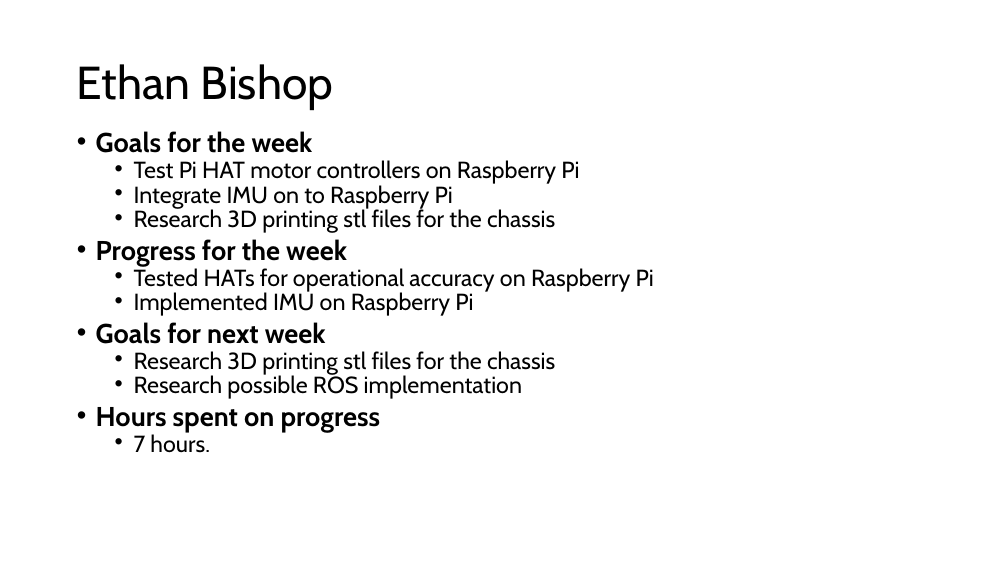
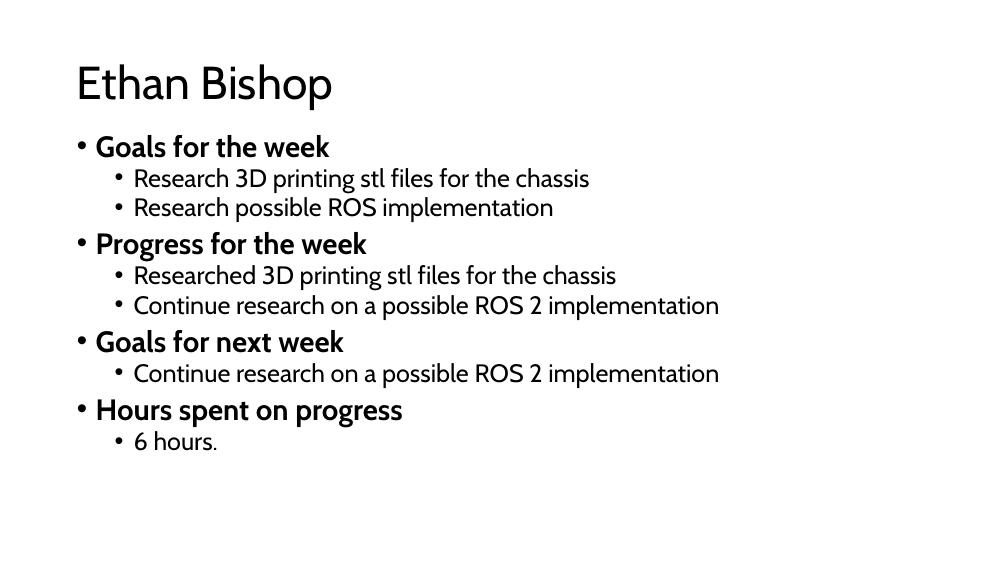
Before and after one commit to EthanWellsSr/BuggyBot, a slide deck: slide 1 of Weekly Reports/slides/3-ethan-bishop.pptx. Drawn at 1008x567 pixels with LibreOffice and Linux fonts; fonts in the diff are those of the drawing. Boxes give left, top, right and bottom in pixels: in the first picture for what was removed or moved away, otherwise in the second. Text is boxed around its words. In the diff, an @@ line names an element or a change of style, - is before the commit and + after.

Commit message:
Updated Week 7 slides

```diff
--- a/Weekly Reports/slides/3-ethan-bishop.pptx
+++ b/Weekly Reports/slides/3-ethan-bishop.pptx
@@ text at (96,135,590,427): size 25.9 to 28 pt in "Goals for the week", "Hours spent on progress"; size 22.2 to 24 pt in "Research 3D printing stl files for the ...", "Research possible ROS implementation"; line spacing 0.7 to 0.8 @@
@@ text at (96,160,654,344): paragraphs removed @@
-  • Test Pi HAT motor controllers on Raspberry Pi
-  • Integrate IMU on to Raspberry Pi
-  • Research 3D printing stl files for the chassis
-• Progress for the week
-  • Tested HATs for operational accuracy on Raspberry Pi
-  • Implemented IMU on Raspberry Pi
-• Goals for next week
@@ text at (96,232,719,388): paragraphs added @@
+• Progress for the week
+  • Researched 3D printing stl files for the chassis
+  • Continue research on a possible ROS 2 implementation
+• Goals for next week
+  • Continue research on a possible ROS 2 implementation
@@ text at (134,431,218,451): text changed; size 22.2 to 24 pt @@
-  • 7 hours.
+  • 6 hours.
```
Also in this commit, not shown: 2 slides added, 2 slides removed.
